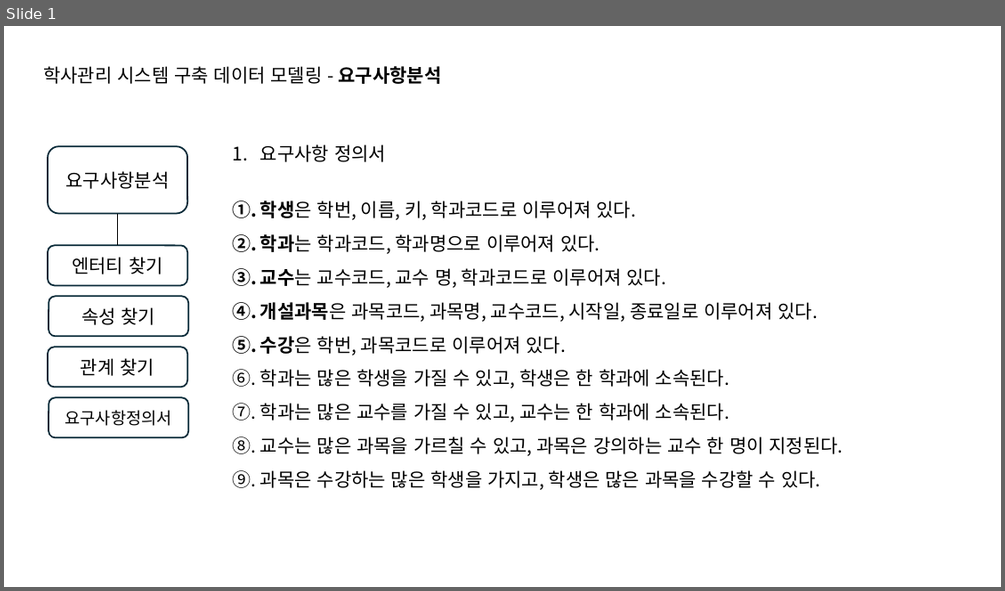
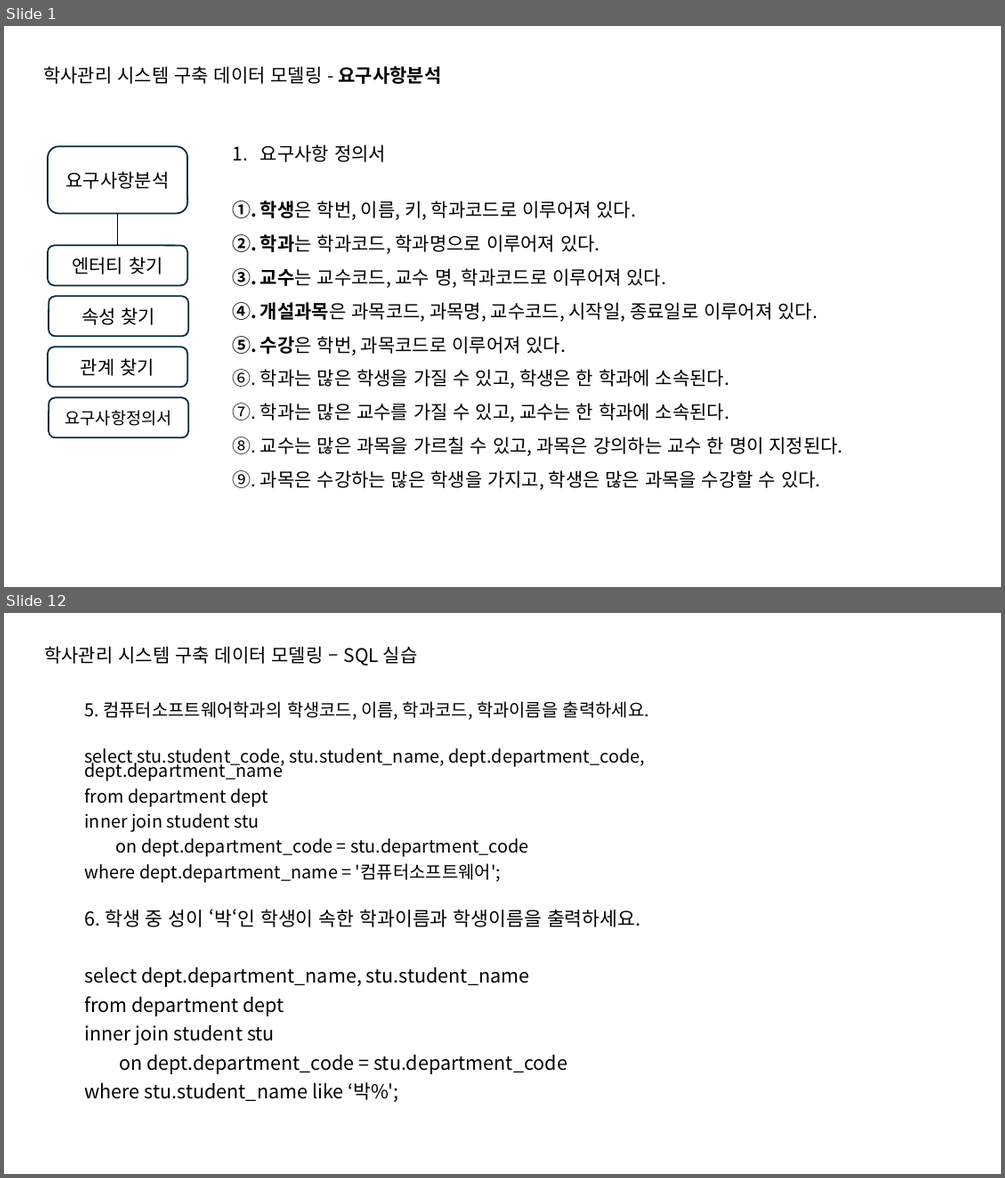
Before and after one commit to intrager/erd-practice, a slide deck: academic_management/RequirementsAnalysis_drawingERD.pptx. Shown one above the other, each under a label of ours: slide 1 before the commit, slides 1 and 12 after it; the slides between them are not shown. The pictures are 1005x591 and 1005x1178 pixels, drawn with LibreOffice and Linux fonts; fonts in the diff are those of the drawing. Boxes give left, top, right and bottom in pixels: in the first picture for what was removed or moved away, otherwise in the second. Text is boxed around its words. In the diff, an @@ line names an element or a change of style, - is before the commit and + after.

```diff
--- a/academic_management/RequirementsAnalysis_drawingERD.pptx
+++ b/academic_management/RequirementsAnalysis_drawingERD.pptx
@@ slide 12 added at (4, 613, 1001, 1174), background #FFFFFF @@
@@ text added at (44, 646, 418, 666), 18 pt, text #000000 @@
+학사관리 시스템 구축 데이터 모델링 – SQL 실습
@@ text added at (84, 701, 649, 883), 17 pt, text #000000 @@
+5. 컴퓨터소프트웨어학과의 학생코드, 이름, 학과코드, 학과이름을 출력하세요.
+select stu.student_code, stu.student_name, dept.department_code, dept.department_name
+from department dept
+inner join student stu
+on dept.department_code = stu.department_code
+where dept.department_name = '컴퓨터소프트웨어';
@@ text added at (84, 908, 640, 1102), 18.5 pt, text #000000 @@
+6. 학생 중 성이 ‘박‘인 학생이 속한 학과이름과 학생이름을 출력하세요.
+select dept.department_name, stu.student_name
+from department dept
+inner join student stu
+on dept.department_code = stu.department_code
+where stu.student_name like ‘박%';
```
Also in this commit, not shown: 1 slide changed, 13 other slides added, 2 other files.
